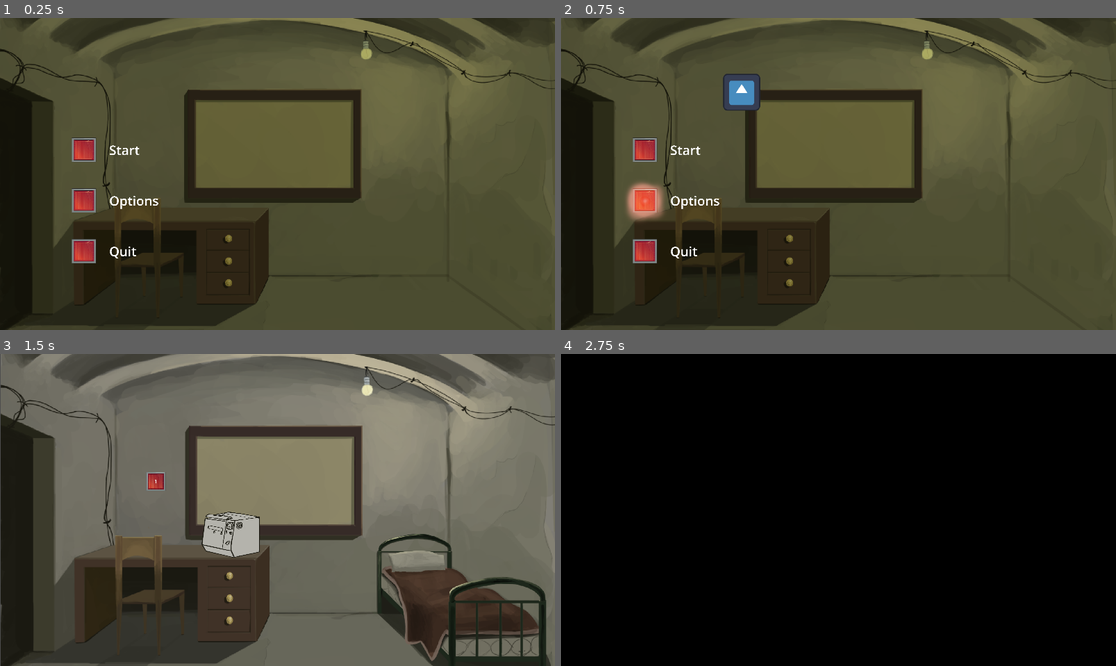
Above: before the commit, frames 1-4 (two rows, left to right).
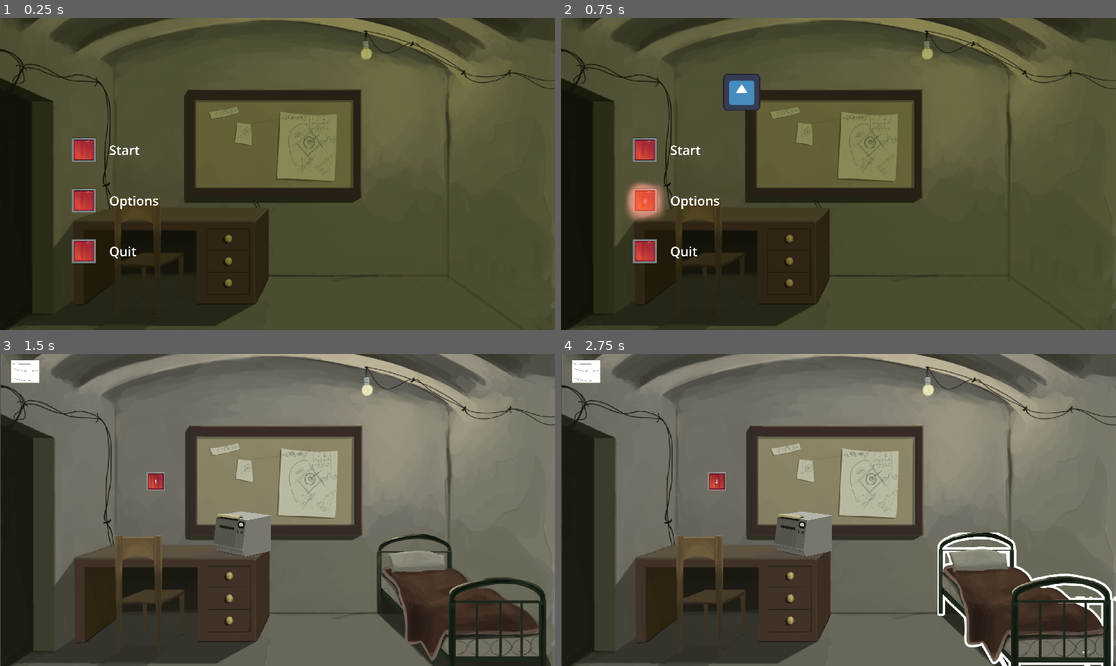
Above: after the commit, the same moments.

Repository: NiskashY/Incident
Game: Godot game, scene res://scenes/Menu/menu.tscn
Same seed, same stepped clock (60 frames per second), same inputs: the game is played once before the commit and once after it. The engine's default icon, where the game draws it, is replaced by a stand-in: a white triangle on a blue panel in a dark square.
Inputs (mouse positions are in pixels of both pictures, inside the frame that each line leads up to):
- Up to frame 1 (0.25 s): no input
- Up to frame 2 (0.75 s): click (644, 202) at 0.5 s
- Up to frame 3 (1.5 s): click (83, 485) at 1.25 s
- Up to frame 4 (2.75 s): click (1027, 616) at 2 s

The runs differ from the first frame. In frame 1, 2.3% of the frame differs, in the area x 37-99%, y 7-61%; in frame 2, 2.3%; in frame 3, 4.4%; in frame 4, 100%, in the area x 0-100%, y 0-100%.

Commit message:
[ADD] basic HUD

Diff:
--- a/scenes/Attributes/bed.gd
+++ b/scenes/Attributes/bed.gd
@@ -1,6 +1,6 @@
 extends TextureButton
 
-signal day_passed
+signal go_to_sleep
 
 func _on_pressed():
-	emit_signal("day_passed")
+	emit_signal("go_to_sleep")
--- a/scenes/Attributes/bed.tscn
+++ b/scenes/Attributes/bed.tscn
@@ -1,7 +1,7 @@
 [gd_scene load_steps=4 format=3 uid="uid://r8jege1d34jn"]
 
-[ext_resource type="Texture2D" uid="uid://fsynf6em3v8u" path="res://art/bed.png" id="1_xwbr7"]
-[ext_resource type="Texture2D" uid="uid://cajuh8e5u7g1p" path="res://art/bed-outlining.png" id="2_01m6j"]
+[ext_resource type="Texture2D" uid="uid://fsynf6em3v8u" path="res://art/main-room/bed.png" id="1_xwbr7"]
+[ext_resource type="Texture2D" uid="uid://cajuh8e5u7g1p" path="res://art/main-room/bed-outlining.png" id="2_01m6j"]
 [ext_resource type="Script" path="res://scenes/Attributes/bed.gd" id="3_84xtk"]
 
 [node name="Bed" type="TextureButton"]
--- a/scenes/Attributes/fax.gd
+++ b/scenes/Attributes/fax.gd
@@ -2,20 +2,20 @@
 
 var is_mouse_in_area: bool = false
 var is_fax_printing: bool = false
-
+var is_fax_has_paper: bool = false
 
 func _ready():
 	$AnimatedSprite2D.play("idle")
 
 
 func _on_area_2d_mouse_entered():
-	if !is_fax_printing:
+	if !is_fax_printing && !is_fax_has_paper:
 		$AnimatedSprite2D.play("hover")
 	is_mouse_in_area = true
 
 
 func _on_area_2d_mouse_exited():
-	if !is_fax_printing:
+	if !is_fax_printing && !is_fax_has_paper:
 		$AnimatedSprite2D.play("idle")
 	is_mouse_in_area = false
 
@@ -29,13 +29,17 @@
 func _process(_delta):
 	if is_mouse_in_area && !is_fax_printing:
 		if Input.is_action_pressed("LMB"):
-			print_documents()
-			print("printing")
-
+			if is_fax_has_paper:
+				is_fax_has_paper = false
+				_on_area_2d_mouse_exited()
+			else:
+				print_documents()
+				print("printing")
 
 
 func _on_fax_printing_animation_end():
 	is_fax_printing = false
+	is_fax_has_paper = true
 	$AnimatedSprite2D.disconnect("animation_finished", _on_fax_printing_animation_end)
 	if !is_mouse_in_area:
 		_on_area_2d_mouse_exited()
--- a/scenes/Attributes/fax.tscn
+++ b/scenes/Attributes/fax.tscn
@@ -1,14 +1,19 @@
-[gd_scene load_steps=6 format=3 uid="uid://cucoyyyraqa0h"]
+[gd_scene load_steps=11 format=3 uid="uid://cucoyyyraqa0h"]
 
 [ext_resource type="Script" path="res://scenes/Attributes/fax.gd" id="1_5vgwj"]
-[ext_resource type="Texture2D" uid="uid://dpkeywelpa2r4" path="res://art/fax.png" id="1_gyhs2"]
-[ext_resource type="Texture2D" uid="uid://bmhsrl1olvk76" path="res://art/fax-outlining.png" id="2_f7ak4"]
+[ext_resource type="Texture2D" uid="uid://48ca44qaofcn" path="res://art/main-room/fax/fax-highlighted.png" id="2_wucqi"]
+[ext_resource type="Texture2D" uid="uid://boxx65auwwg6b" path="res://art/main-room/fax/fax-animated-0.png" id="3_xmthd"]
+[ext_resource type="Texture2D" uid="uid://b8xnxfrp7x2fw" path="res://art/main-room/fax/fax-animated-1.png" id="4_bvjei"]
+[ext_resource type="Texture2D" uid="uid://clq47ua6ot4cq" path="res://art/main-room/fax/fax-animated-2.png" id="5_pdf5b"]
+[ext_resource type="Texture2D" uid="uid://c2fnpl8x2mgok" path="res://art/main-room/fax/fax-animated-3.png" id="6_ard6d"]
+[ext_resource type="Texture2D" uid="uid://cys60h75m560p" path="res://art/main-room/fax/fax-animated-4.png" id="7_grfhf"]
+[ext_resource type="Texture2D" uid="uid://bo0oad70odo7n" path="res://art/main-room/fax/fax-printed-outlining.png" id="8_hfj63"]
 
 [sub_resource type="SpriteFrames" id="SpriteFrames_8us14"]
 animations = [{
 "frames": [{
 "duration": 1.0,
-"texture": ExtResource("2_f7ak4")
+"texture": ExtResource("2_wucqi")
 }],
 "loop": false,
 "name": &"hover",
@@ -16,7 +21,7 @@
 }, {
 "frames": [{
 "duration": 1.0,
-"texture": ExtResource("1_gyhs2")
+"texture": ExtResource("3_xmthd")
 }],
 "loop": false,
 "name": &"idle",
@@ -24,22 +29,22 @@
 }, {
 "frames": [{
 "duration": 1.0,
-"texture": ExtResource("1_gyhs2")
+"texture": ExtResource("3_xmthd")
 }, {
 "duration": 1.0,
-"texture": ExtResource("2_f7ak4")
+"texture": ExtResource("4_bvjei")
 }, {
 "duration": 1.0,
-"texture": ExtResource("1_gyhs2")
+"texture": ExtResource("5_pdf5b")
 }, {
 "duration": 1.0,
-"texture": ExtResource("2_f7ak4")
+"texture": ExtResource("6_ard6d")
 }, {
 "duration": 1.0,
-"texture": ExtResource("1_gyhs2")
+"texture": ExtResource("7_grfhf")
 }, {
 "duration": 1.0,
-"texture": ExtResource("2_f7ak4")
+"texture": ExtResource("8_hfj63")
 }],
 "loop": false,
 "name": &"printing",
@@ -53,6 +58,8 @@
 script = ExtResource("1_5vgwj")
 
 [node name="AnimatedSprite2D" type="AnimatedSprite2D" parent="."]
+position = Vector2(-4.5, 0)
+scale = Vector2(1.01271, 1)
 sprite_frames = SubResource("SpriteFrames_8us14")
 animation = &"printing"
 
--- a/scenes/Calendar.gd
+++ b/scenes/Calendar.gd
@@ -2,14 +2,18 @@
 
 signal end_of_month
 
+@onready var hud: HUD = $"../HUD"
 @onready var date_counter_label: Label = $Label
 var date_counter: int = 1
 const MAX_DATE_COUNTER: int = 31
 
-func _on_bed_day_passed():
-	date_counter += 1
-	if date_counter > MAX_DATE_COUNTER:
-		emit_signal("end_of_month")
-	date_counter_label.text = str(date_counter)
-	$"../CanvasLayer/Transitions".set_next_animation(true)
-	$"../CanvasLayer/Transitions".set_next_animation(false)
+func _on_bed_go_to_sleep():
+	if $Timer.is_stopped():
+		date_counter += 1
+		if date_counter > MAX_DATE_COUNTER:
+			emit_signal("end_of_month")
+		date_counter_label.text = str(date_counter)
+		hud.set_next_animation(true)
+		hud.set_next_animation(false)
+		# TODO is it possible to do this better?
+		$Timer.start()
--- a/scenes/Menu/menu.tscn
+++ b/scenes/Menu/menu.tscn
@@ -2,7 +2,7 @@
 
 [ext_resource type="Script" path="res://scenes/Menu/menu.gd" id="1_tos7c"]
 [ext_resource type="PackedScene" uid="uid://baplf6rofo5er" path="res://scenes/Textures/red_button.tscn" id="2_m37sx"]
-[ext_resource type="Texture2D" uid="uid://506axnpkyp41" path="res://art/main-room.png" id="2_y5vfa"]
+[ext_resource type="Texture2D" uid="uid://506axnpkyp41" path="res://art/main-room/main-room.png" id="2_t8tym"]
 
 [sub_resource type="Theme" id="Theme_kqmd3"]
 /colors/background_color = Color(1, 1, 1, 1)
@@ -22,13 +22,13 @@
 script = ExtResource("1_tos7c")
 
 [node name="TextureRect" type="TextureRect" parent="."]
-modulate = Color(0.729087, 0.738641, 0.538876, 1)
+modulate = Color(0.729412, 0.737255, 0.537255, 1)
 layout_mode = 0
 offset_left = -77.0
 offset_top = -26.0
 offset_right = 1845.0
 offset_bottom = 1054.0
-texture = ExtResource("2_y5vfa")
+texture = ExtResource("2_t8tym")
 
 [node name="VBoxContainer" type="VBoxContainer" parent="."]
 layout_mode = 1
--- /dev/null
+++ b/scenes/UI/HUD.gd
@@ -0,0 +1,41 @@
+extends CanvasLayer
+
+class_name HUD
+
+@onready var focus_layout = $CanvasModulate/VBoxContainer/SomethingLayout/RedButton
+var is_focus_exist: bool = false
+var is_modulate: bool = false
+var is_entered: bool = false
+
+func _ready():
+	$CanvasModulate.set_visible(is_modulate)
+
+func _on_area_2d_mouse_entered():
+	is_entered = true
+
+func _on_area_2d_mouse_exited():
+	is_entered = false
+
+
+func _process(_delta):
+	if is_entered:
+		if Input.is_action_pressed("LMB") and \
+		   $CanvasModulate/Timer.is_stopped():
+			is_modulate = !is_modulate
+
+			$CanvasModulate/Timer.start()
+			$CanvasModulate.set_visible(is_modulate)
+
+	if !is_focus_exist && (Input.is_action_pressed("ui_up") || \
+	   Input.is_action_pressed("ui_down")):
+		focus_layout.grab_focus()
+		is_focus_exist = true
+		print("focused")
+	elif is_focus_exist && Input.is_action_pressed("ESC"):
+		focus_layout.grab_focus()
+		focus_layout.release_focus()
+		is_focus_exist = false
+
+
+func set_next_animation(fade_out: bool) -> void:
+	$Transitions.set_next_animation(fade_out)
--- /dev/null
+++ b/scenes/UI/HUD.tscn
@@ -0,0 +1,88 @@
+[gd_scene load_steps=7 format=3 uid="uid://1divvd4fr6d3"]
+
+[ext_resource type="Texture2D" uid="uid://cppcotww27rcl" path="res://art/Screenshot from 2023-07-17 15-18-14.png" id="1_4djyv"]
+[ext_resource type="Script" path="res://scenes/UI/HUD.gd" id="1_n6tnm"]
+[ext_resource type="Texture2D" uid="uid://ct2y34qe13srm" path="res://art/image.png" id="3_dxbdy"]
+[ext_resource type="PackedScene" uid="uid://baplf6rofo5er" path="res://scenes/Textures/red_button.tscn" id="3_sf1hx"]
+[ext_resource type="PackedScene" uid="uid://dbdxerlb3rlht" path="res://scenes/UI/transitions.tscn" id="4_2864p"]
+
+[sub_resource type="RectangleShape2D" id="RectangleShape2D_qutsy"]
+size = Vector2(467.999, 328)
+
+[node name="HUD" type="CanvasLayer"]
+script = ExtResource("1_n6tnm")
+
+[node name="CanvasModulate" type="Node2D" parent="."]
+
+[node name="TextureRect" type="TextureRect" parent="CanvasModulate"]
+modulate = Color(0.220141, 0.21947, 4.81308e-08, 1)
+offset_right = 1917.0
+offset_bottom = 1077.0
+texture = ExtResource("3_dxbdy")
+
+[node name="VBoxContainer" type="VBoxContainer" parent="CanvasModulate"]
+offset_left = 713.0
+offset_top = 300.0
+offset_right = 1930.0
+offset_bottom = 2048.0
+scale = Vector2(0.3, 0.3)
+
+[node name="SomethingLayout" type="HBoxContainer" parent="CanvasModulate/VBoxContainer"]
+layout_mode = 2
+
+[node name="RedButton" parent="CanvasModulate/VBoxContainer/SomethingLayout" instance=ExtResource("3_sf1hx")]
+layout_mode = 2
+
+[node name="Label" type="Label" parent="CanvasModulate/VBoxContainer/SomethingLayout"]
+layout_mode = 2
+theme_override_font_sizes/font_size = 137
+text = "Inventory"
+
+[node name="HBoxContainer2" type="HBoxContainer" parent="CanvasModulate/VBoxContainer"]
+layout_mode = 2
+
+[node name="RedButton" parent="CanvasModulate/VBoxContainer/HBoxContainer2" instance=ExtResource("3_sf1hx")]
+layout_mode = 2
+
+[node name="Label" type="Label" parent="CanvasModulate/VBoxContainer/HBoxContainer2"]
+layout_mode = 2
+theme_override_font_sizes/font_size = 137
+text = "Options
+"
+
+[node name="HBoxContainer3" type="HBoxContainer" parent="CanvasModulate/VBoxContainer"]
+layout_mode = 2
+
+[node name="RedButton" parent="CanvasModulate/VBoxContainer/HBoxContainer3" instance=ExtResource("3_sf1hx")]
+layout_mode = 2
+
+[node name="Label" type="Label" parent="CanvasModulate/VBoxContainer/HBoxContainer3"]
+layout_mode = 2
+theme_override_font_sizes/font_size = 137
+text = "Quit"
+
+[node name="Timer" type="Timer" parent="CanvasModulate"]
+wait_time = 0.5
+one_shot = true
+
+[node name="Sprite2D" type="Sprite2D" parent="."]
+position = Vector2(87, 61)
+scale = Vector2(0.209402, 0.237805)
+texture = ExtResource("1_4djyv")
+
+[node name="Area2D" type="Area2D" parent="Sprite2D"]
+
+[node name="CollisionShape2D" type="CollisionShape2D" parent="Sprite2D/Area2D"]
+position = Vector2(0, 3.05176e-05)
+scale = Vector2(1, 1)
+shape = SubResource("RectangleShape2D_qutsy")
+
+[node name="Transitions" parent="." instance=ExtResource("4_2864p")]
+visible = false
+offset_left = 677.0
+offset_top = 348.0
+offset_right = -856.0
+offset_bottom = -501.0
+
+[connection signal="mouse_entered" from="Sprite2D/Area2D" to="." method="_on_area_2d_mouse_entered"]
+[connection signal="mouse_exited" from="Sprite2D/Area2D" to="." method="_on_area_2d_mouse_exited"]
--- a/scenes/UI/transitions.tscn
+++ b/scenes/UI/transitions.tscn
@@ -12,6 +12,33 @@
 fill = 1
 fill_from = Vector2(0.5, 0.5)
 metadata/_snap_enabled = true
+
+[sub_resource type="Animation" id="Animation_eufaw"]
+resource_name = "fade_in"
+tracks/0/type = "value"
+tracks/0/imported = false
+tracks/0/enabled = true
+tracks/0/path = NodePath("TextureRect:scale")
+tracks/0/interp = 1
+tracks/0/loop_wrap = true
+tracks/0/keys = {
+"times": PackedFloat32Array(0, 0.6),
+"transitions": PackedFloat32Array(1, 1),
+"update": 0,
+"values": [Vector2(25, 25), Vector2(0.1, 0.1)]
+}
+tracks/1/type = "value"
+tracks/1/imported = false
+tracks/1/enabled = true
+tracks/1/path = NodePath("TextureRect:visible")
+tracks/1/interp = 1
+tracks/1/loop_wrap = true
+tracks/1/keys = {
+"times": PackedFloat32Array(0, 0.6),
+"transitions": PackedFloat32Array(1, 1),
+"update": 1,
+"values": [true, false]
+}
 
 [sub_resource type="Animation" id="Animation_jmht6"]
 resource_name = "fade_out"
@@ -38,33 +65,6 @@
 "transitions": PackedFloat32Array(1),
 "update": 1,
 "values": [true]
-}
-
-[sub_resource type="Animation" id="Animation_eufaw"]
-resource_name = "fade_in"
-tracks/0/type = "value"
-tracks/0/imported = false
-tracks/0/enabled = true
-tracks/0/path = NodePath("TextureRect:scale")
-tracks/0/interp = 1
-tracks/0/loop_wrap = true
-tracks/0/keys = {
-"times": PackedFloat32Array(0, 0.6),
-"transitions": PackedFloat32Array(1, 1),
-"update": 0,
-"values": [Vector2(25, 25), Vector2(0.1, 0.1)]
-}
-tracks/1/type = "value"
-tracks/1/imported = false
-tracks/1/enabled = true
-tracks/1/path = NodePath("TextureRect:visible")
-tracks/1/interp = 1
-tracks/1/loop_wrap = true
-tracks/1/keys = {
-"times": PackedFloat32Array(0, 0.6),
-"transitions": PackedFloat32Array(1, 1),
-"update": 1,
-"values": [true, false]
 }
 
 [sub_resource type="AnimationLibrary" id="AnimationLibrary_h8u7w"]
--- a/scenes/main_scene.tscn
+++ b/scenes/main_scene.tscn
@@ -1,12 +1,12 @@
 [gd_scene load_steps=9 format=3 uid="uid://cv6ovqw6vjaff"]
 
 [ext_resource type="Script" path="res://scenes/main_scene.gd" id="1_7if0o"]
-[ext_resource type="Texture2D" uid="uid://506axnpkyp41" path="res://art/main-room.png" id="1_wxxrf"]
+[ext_resource type="Texture2D" uid="uid://506axnpkyp41" path="res://art/main-room/main-room.png" id="2_t7pip"]
 [ext_resource type="Script" path="res://scenes/Calendar.gd" id="4_625wo"]
 [ext_resource type="PackedScene" uid="uid://r8jege1d34jn" path="res://scenes/Attributes/bed.tscn" id="4_cj0fa"]
 [ext_resource type="PackedScene" uid="uid://cucoyyyraqa0h" path="res://scenes/Attributes/fax.tscn" id="4_of3w6"]
 [ext_resource type="Texture2D" uid="uid://bsal1t3tw6j7l" path="res://art/button-dark.png" id="4_y40k5"]
-[ext_resource type="PackedScene" uid="uid://dbdxerlb3rlht" path="res://scenes/UI/transitions.tscn" id="6_20uwh"]
+[ext_resource type="PackedScene" uid="uid://1divvd4fr6d3" path="res://scenes/UI/HUD.tscn" id="8_mwqjd"]
 
 [sub_resource type="RectangleShape2D" id="RectangleShape2D_pu2xy"]
 size = Vector2(138, 761)
@@ -21,7 +21,7 @@
 offset_right = 1166.0
 offset_bottom = 658.0
 scale = Vector2(1.65, 1.65)
-texture = ExtResource("1_wxxrf")
+texture = ExtResource("2_t7pip")
 
 [node name="Bed" parent="." instance=ExtResource("4_cj0fa")]
 offset_left = 1303.0
@@ -53,19 +53,17 @@
 horizontal_alignment = 1
 vertical_alignment = 1
 
+[node name="Timer" type="Timer" parent="Calendar"]
+wait_time = 3.0
+one_shot = true
+
 [node name="Fax" parent="." instance=ExtResource("4_of3w6")]
 position = Vector2(800, 627)
 scale = Vector2(0.4, 0.4)
 
-[node name="CanvasLayer" type="CanvasLayer" parent="."]
+[node name="HUD" parent="." instance=ExtResource("8_mwqjd")]
 
-[node name="Transitions" parent="CanvasLayer" instance=ExtResource("6_20uwh")]
-offset_left = 507.0
-offset_top = 413.0
-offset_right = -1349.0
-offset_bottom = -608.0
-
-[connection signal="day_passed" from="Bed" to="Calendar" method="_on_bed_day_passed"]
+[connection signal="go_to_sleep" from="Bed" to="Calendar" method="_on_bed_go_to_sleep"]
 [connection signal="mouse_entered" from="AreaChangeScene" to="." method="_on_area_change_scene_mouse_entered"]
 [connection signal="mouse_exited" from="AreaChangeScene" to="." method="_on_area_change_scene_mouse_exited"]
 [connection signal="end_of_month" from="Calendar" to="." method="_on_calendar_end_of_month"]
Binary file added: art/Screenshot from 2023-07-17 15-18-14.png
Not shown, added: art/Screenshot from 2023-07-17 15-18-14.png.import
Binary file removed: art/main-room.png
Renamed: art/bed-outlining.png -> art/main-room/bed-outlining.png
Not shown, added: art/main-room/bed-outlining.png.import
Renamed: art/bed.png -> art/main-room/bed.png
Not shown, changed: art/main-room/bed.png.import
Renamed: art/chair.png -> art/main-room/chair.png
Not shown, changed: art/main-room/chair.png.import
Binary file added: art/main-room/fax/fax-animated-0.png
Not shown, changed: art/main-room/fax/fax-animated-0.png.import
Binary file added: art/main-room/fax/fax-animated-1.png
(and 17 more such lines)
